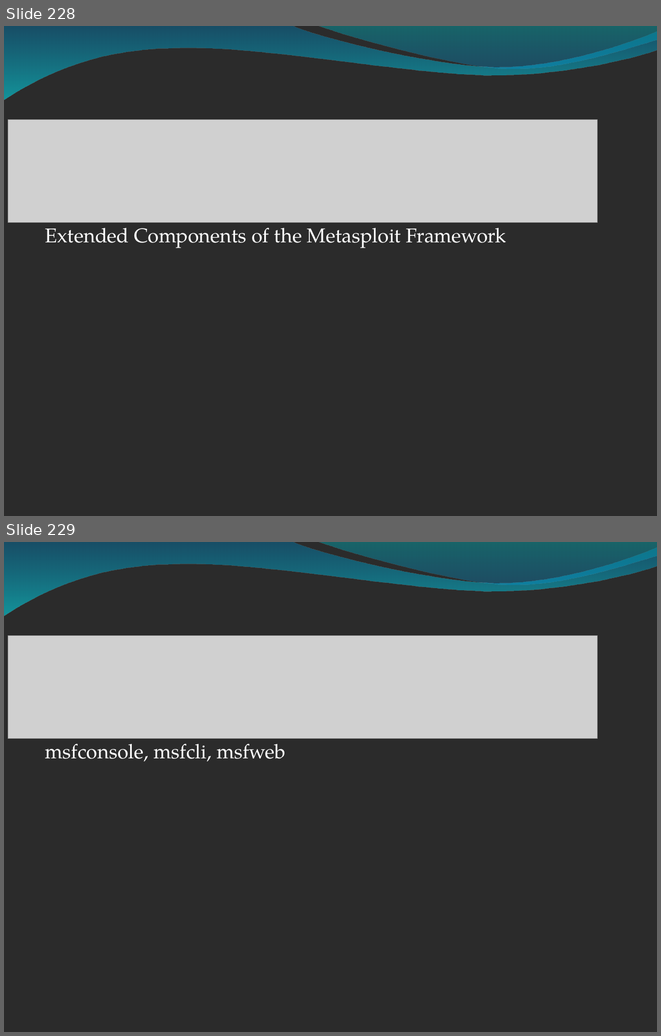
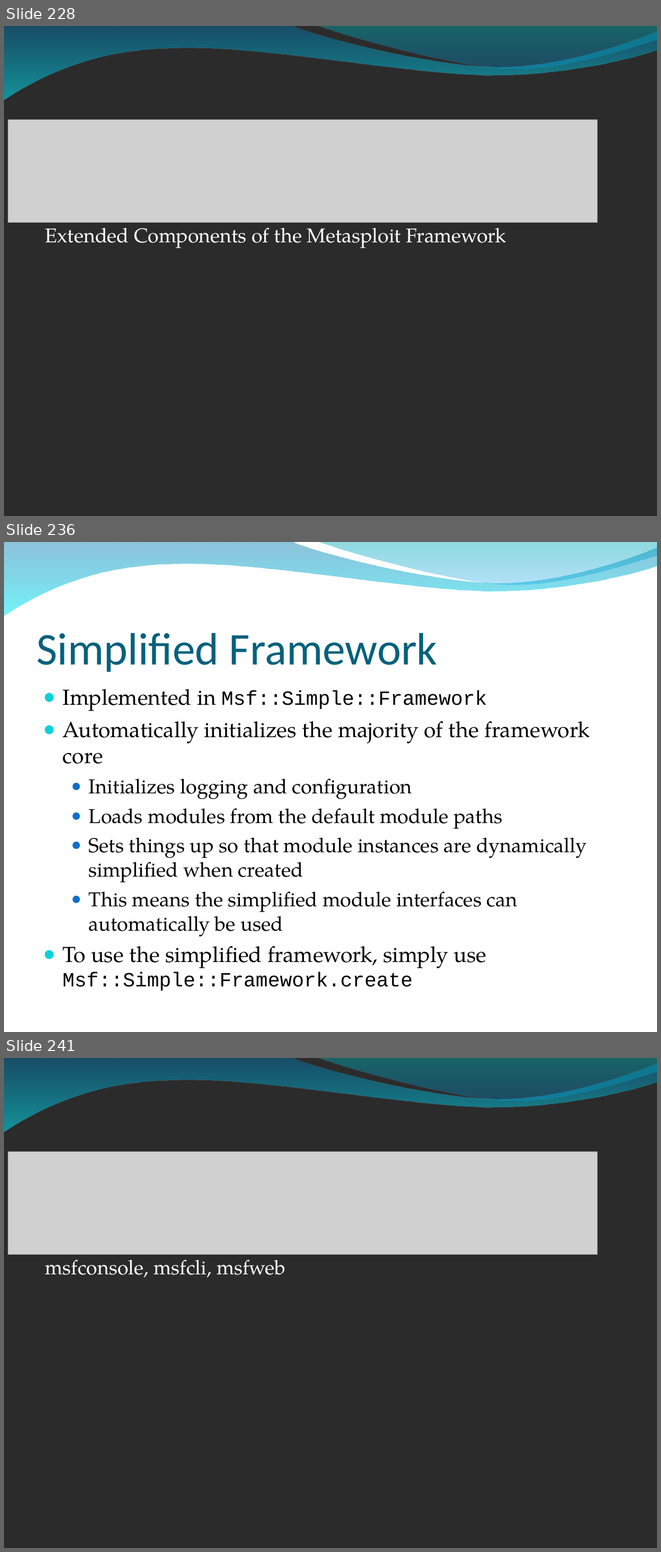
Before and after one commit to bedestall5/metasploit-framework, a slide deck: dev/materials/msf3_internals_training/slides/bh_training_deck.ppt. Shown one above the other, each under a label of ours: slides 228 and 229 before the commit, slides 228, 236 and 241 after it; the slides between them are not shown. The pictures are 661x1036 and 661x1552 pixels, drawn with LibreOffice and Linux fonts; fonts in the diff are those of the drawing; grey boxes stand for pictures; background and template pictures are left out; a plain dark background stands for a picture behind light text. Boxes give left, top, right and bottom in pixels: in the first picture for what was removed or moved away, otherwise in the second. Text is boxed around its words. In the diff, an @@ line names an element or a change of style, - is before the commit and + after.

```diff
--- a/dev/materials/msf3_internals_training/slides/bh_training_deck.ppt
+++ b/dev/materials/msf3_internals_training/slides/bh_training_deck.ppt
@@ slide 236 added at bbox=[4, 542, 657, 1032], background picture (left out); not listed: 2 template elements that a slide beside it also shows @@
@@ title added at bbox=[37, 633, 438, 672], 50 pt, text #04617B @@
+Simplified Framework
@@ text added at bbox=[62, 689, 590, 990], 22.2 pt, text #000000 @@
+● Implemented in Msf::Simple::Framework
+● Automatically initializes the majority of the framework core
+  ● Initializes logging and configuration
+  ● Loads modules from the default module paths
+  ● Sets things up so that module instances are dynamically simplified when created
+  ● This means the simplified module interfaces can automatically be used
+● To use the simplified framework, simply use Msf::Simple::Framework.create
@@ what was slide 229 is now slide 241 @@
```
Also in this commit, not shown: 60 other slides added.
